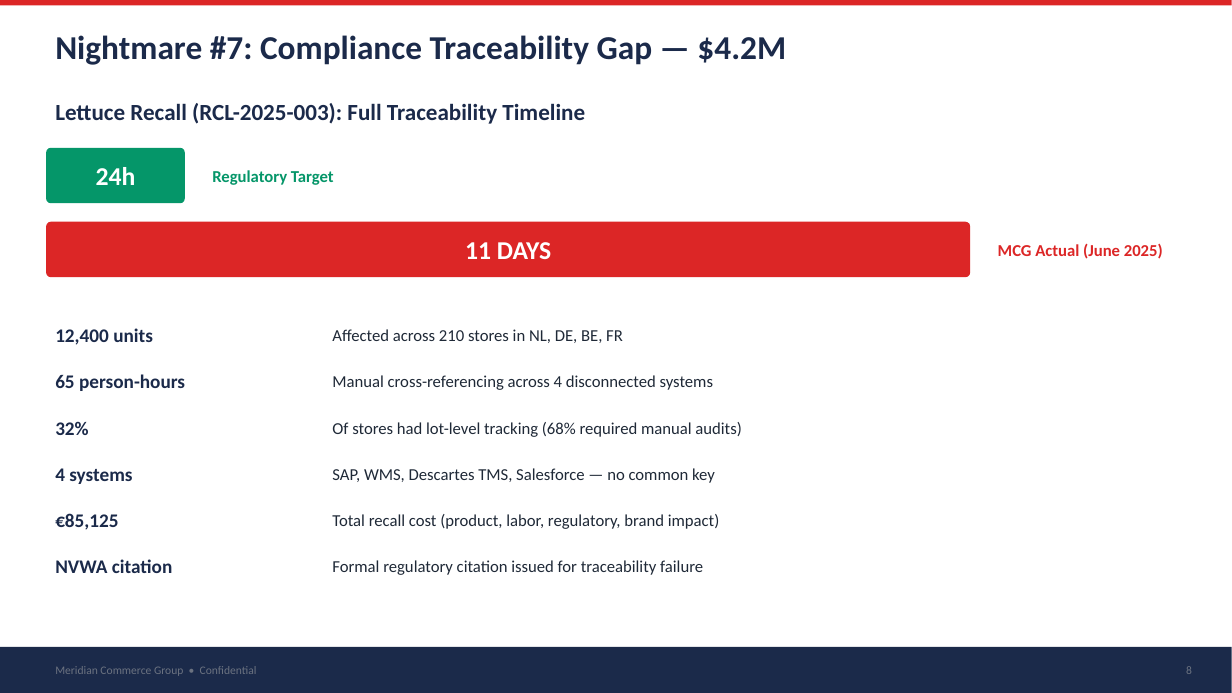
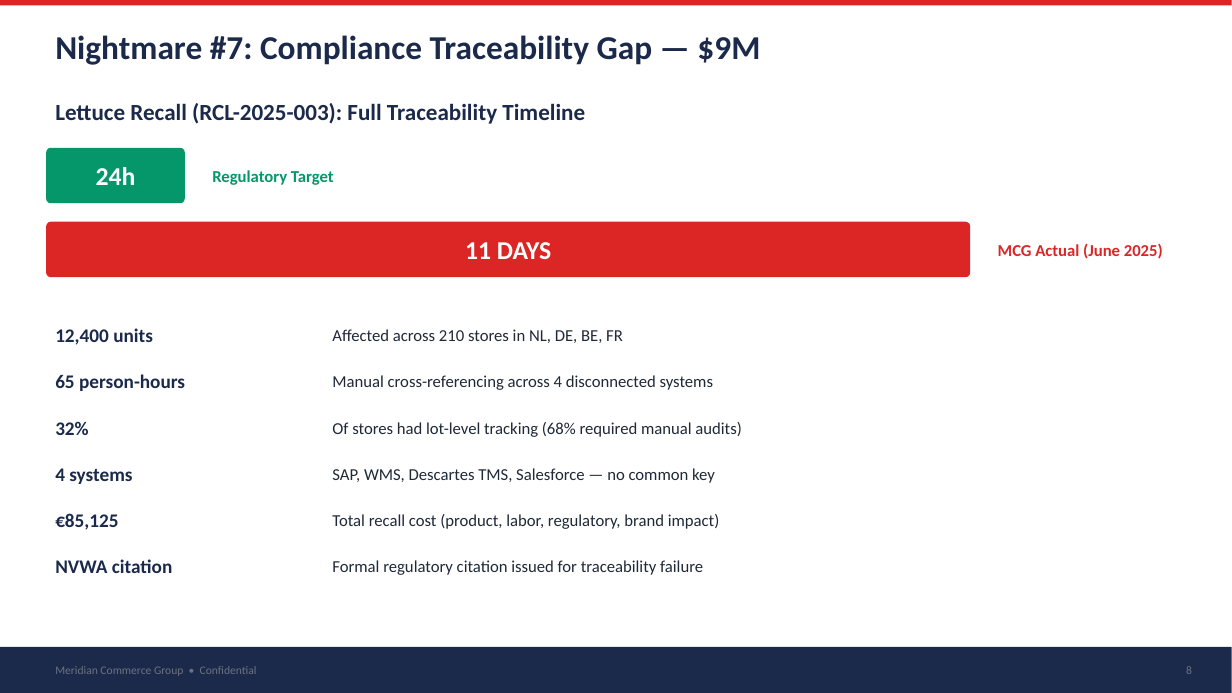
Before and after one commit to robertschoenfeldqlik/meridan_retail_group_qlik_demo_assets, a slide deck: slide 8 of MCG_Company_Profile_Data_Quality.pptx. Drawn at 1232x693 pixels with LibreOffice and Linux fonts; fonts in the diff are those of the drawing. Boxes give left, top, right and bottom in pixels: in the first picture for what was removed or moved away, otherwise in the second. Text is boxed around its words. In the diff, an @@ line names an element or a change of style, - is before the commit and + after.

```diff
--- a/MCG_Company_Profile_Data_Quality.pptx
+++ b/MCG_Company_Profile_Data_Quality.pptx
@@ text at (x1=55, y1=35, x2=760, y2=65): text changed @@
-Nightmare #7: Compliance Traceability Gap — $4.2M
+Nightmare #7: Compliance Traceability Gap — $9M
```
Also in this commit, not shown: 3 other slides changed, 19 other files.
